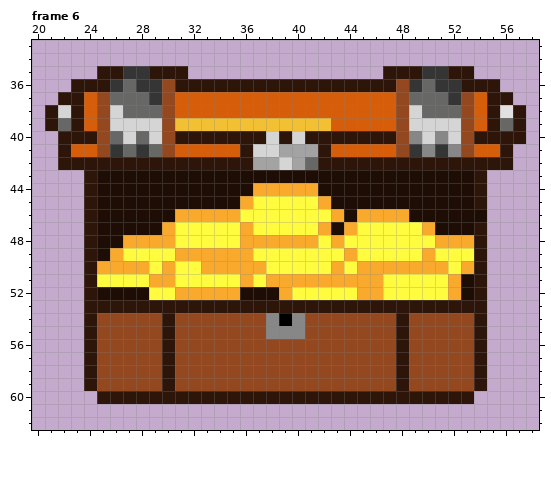
Pixel-art file, stored at Assets/Enemies/Cofre/cofre de oro.ase. Above is the file before it was changed.
80x80 pixels, 31 frames. Shown: frame 6: x 20..58, y 33..62. The commit also changed other frames, which this record leaves out.
The result:
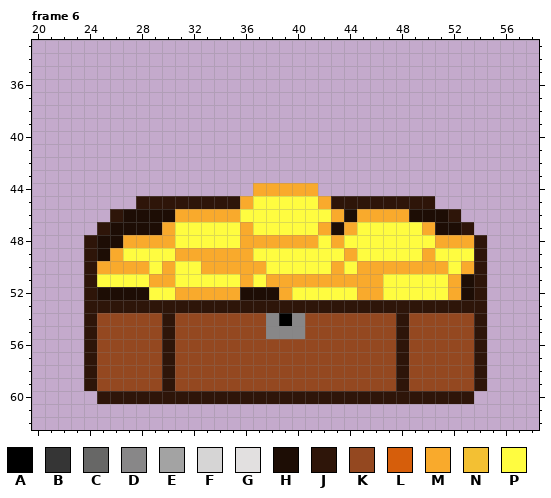
Palette (. is transparent): A #000000  B #353535  C #676766  D #888788  E #a3a3a3  F #d6d5d5  G #e2e0e0  H #1d0d05  J #2e1509  K #944820  L #d65e0b  M #f9aa2c  N #f3c033  P #fffc40
The exact change:
{"where": "frame 6"}
{"frame":6,"y":35,"x":25,"old":"JJBBJJJ","new":"......."}
{"frame":6,"y":35,"x":47,"old":"JJJBBJJ","new":"......."}
{"frame":6,"y":36,"x":23,"old":"JJJBCBBKJJJJJJJJJJJJJJJJJKBCBBJJJ","new":"................................."}
{"frame":6,"y":37,"x":22,"old":"JJLKCCCBKLLLLLLLLLLLLLLLLLKCCCBKLJJ","new":"..................................."}
{"frame":6,"y":38,"x":21,"old":"JFJLKFCCCKLLLLLLLLLLLLLLLLLKFCCCKLJGJ","new":"....................................."}
{"frame":6,"y":39,"x":21,"old":"JCJLKFFFFKNNNNNNNNNNNNLLLLLKFFFFKLJCJ","new":"....................................."}
{"frame":6,"y":40,"x":22,"old":"JJJKCFCFKJJJJJJJFJFJJJJJJJKDFDFKJJJJ","new":"...................................."}
{"frame":6,"y":41,"x":22,"old":"JLLKBCBCKLLLLLJFFEEEJLLLLLKBDBDKLLJ","new":"..................................."}
{"frame":6,"y":42,"x":22,"old":"JJJJJJJJJJJJJJJEEFECJJJJJJJJJJJJJJJ","new":"..................................."}
{"frame":6,"y":43,"x":24,"old":"JHHHHHHHHHHHHHHHHHHHHHHHHHHHHHJ","new":"..............................."}
{"frame":6,"y":44,"x":24,"old":"JHHHHHHHHHHHH","new":"............."}
{"frame":6,"y":44,"x":42,"old":"HHHHHHHHHHHHJ","new":"............."}
{"frame":6,"y":45,"x":24,"old":"JHHHHHHHHHHH","new":"....JJJJJJJJ"}
{"frame":6,"y":45,"x":43,"old":"HHHHHHHHHHHJ","new":"JJJJJJJJ...."}
{"frame":6,"y":46,"x":24,"old":"JHH","new":"..J"}
{"frame":6,"y":46,"x":52,"old":"HHH","new":"J.."}
{"frame":6,"y":47,"x":24,"old":"JH","new":".J"}
{"frame":6,"y":47,"x":53,"old":"HJ","new":"J."}
